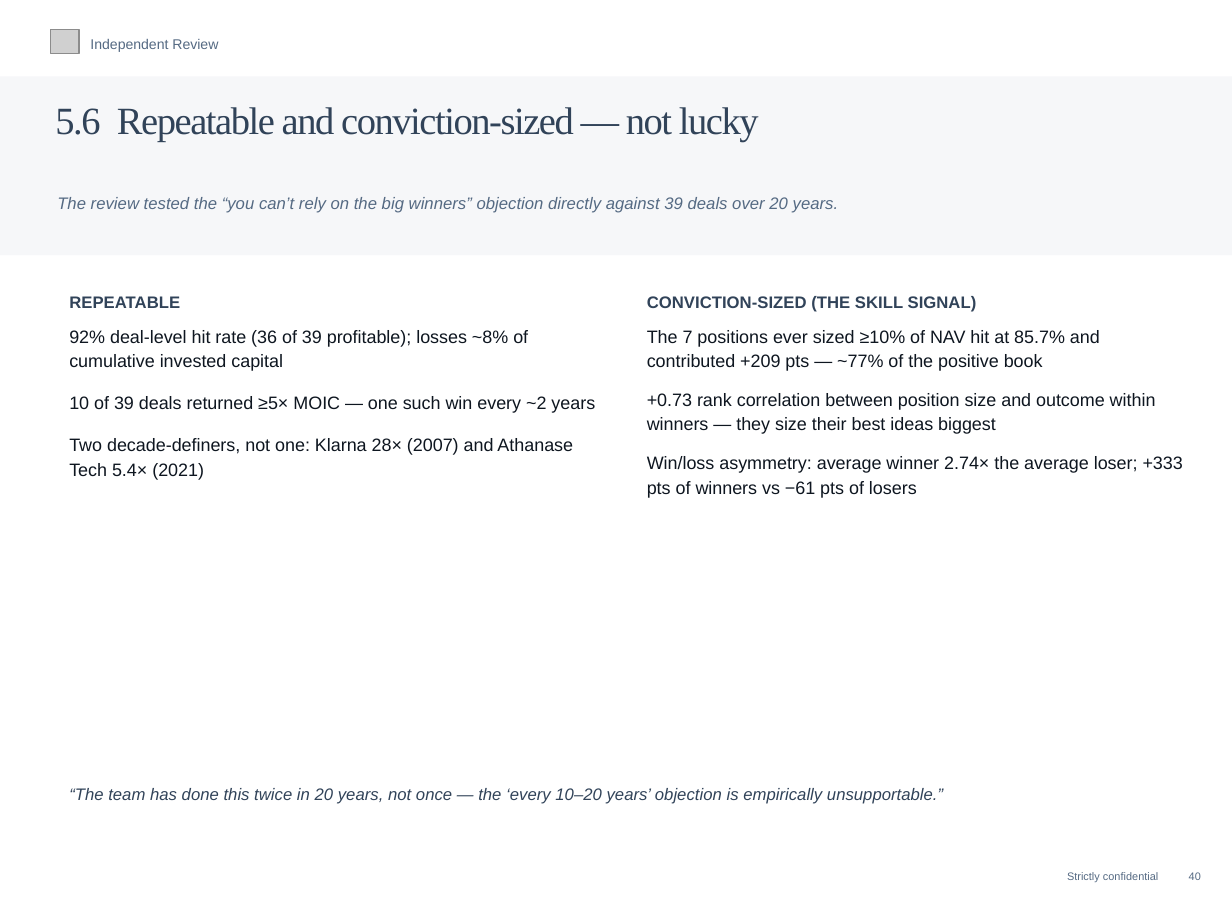
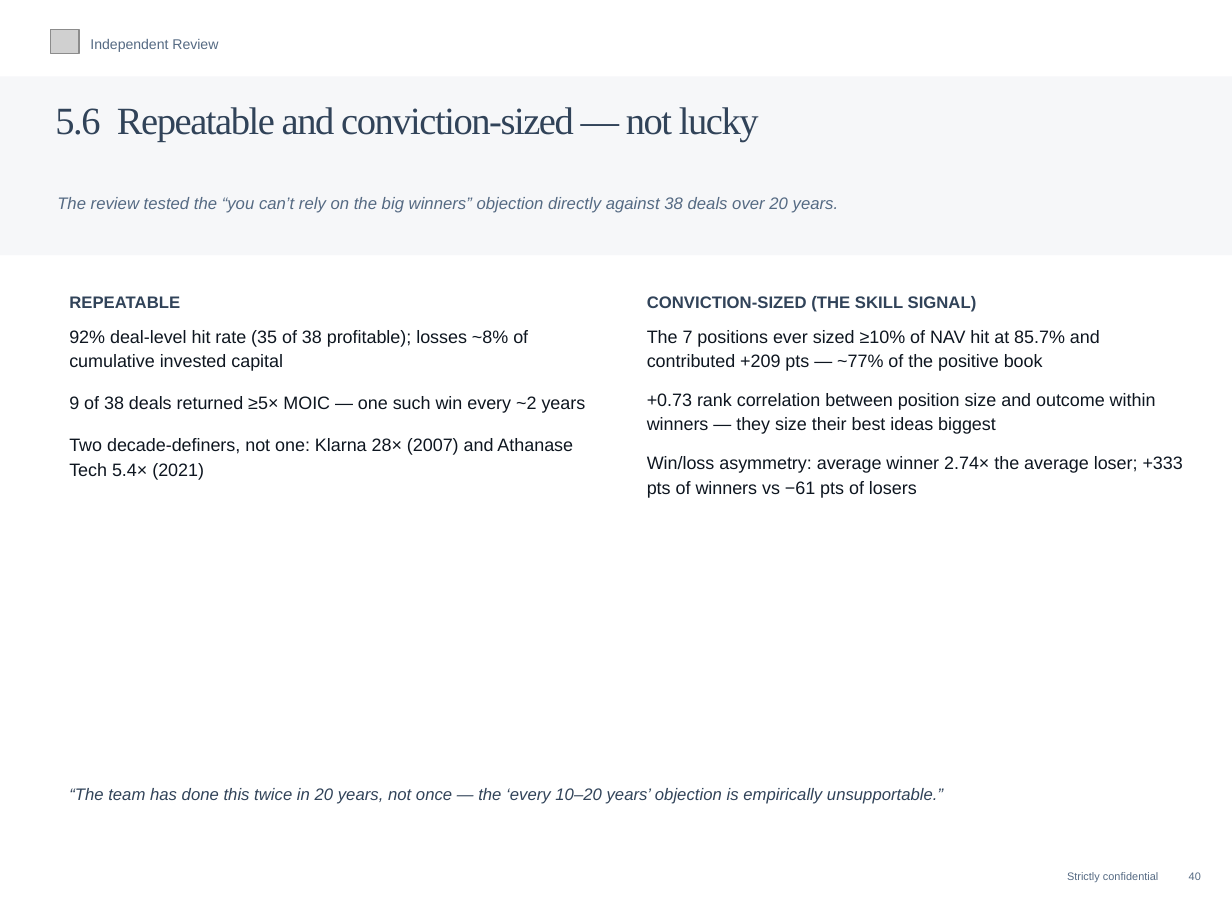
Before and after one commit to charette-lab/Claude, a slide deck: slide 43 of Athanase_Engaged_Ownership_Allocator_Deck.pptx. Drawn at 1232x924 pixels with LibreOffice and Linux fonts; fonts in the diff are those of the drawing; grey boxes stand for pictures. Boxes give left, top, right and bottom in pixels: in the first picture for what was removed or moved away, otherwise in the second. Text is boxed around its words. In the diff, an @@ line names an element or a change of style, - is before the commit and + after.

```diff
--- a/Athanase_Engaged_Ownership_Allocator_Deck.pptx
+++ b/Athanase_Engaged_Ownership_Allocator_Deck.pptx
@@ text at (x1=57, y1=197, x2=839, y2=213): text changed @@
-The review tested the “you can’t rely on the big winners” objection directly against 39 deals over 20 years.
+The review tested the “you can’t rely on the big winners” objection directly against 38 deals over 20 years.
@@ text at (x1=69, y1=330, x2=586, y2=413): text changed @@
-92% deal-level hit rate (36 of 39 profitable); losses ~8% of cumulative invested capital
-10 of 39 deals returned ≥5× MOIC — one such win every ~2 years
+92% deal-level hit rate (35 of 38 profitable); losses ~8% of cumulative invested capital
+9 of 38 deals returned ≥5× MOIC — one such win every ~2 years
```
Also in this commit, not shown: 7 other slides changed, 1 other file.
